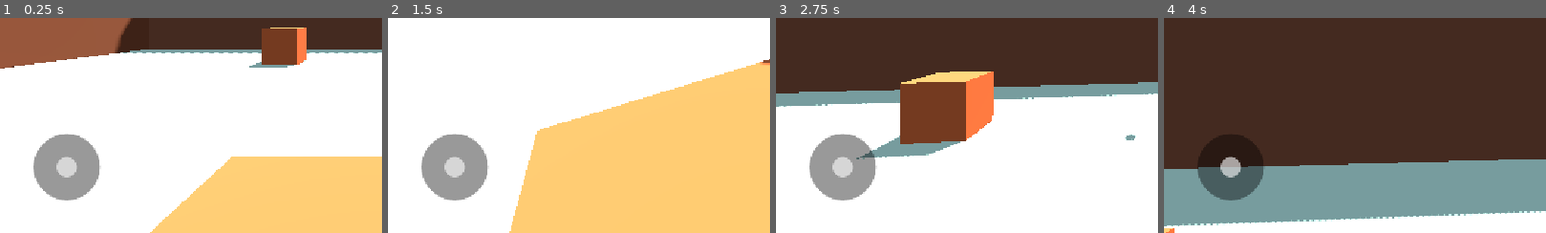
Above: before the commit, frames 1-4 (left to right).
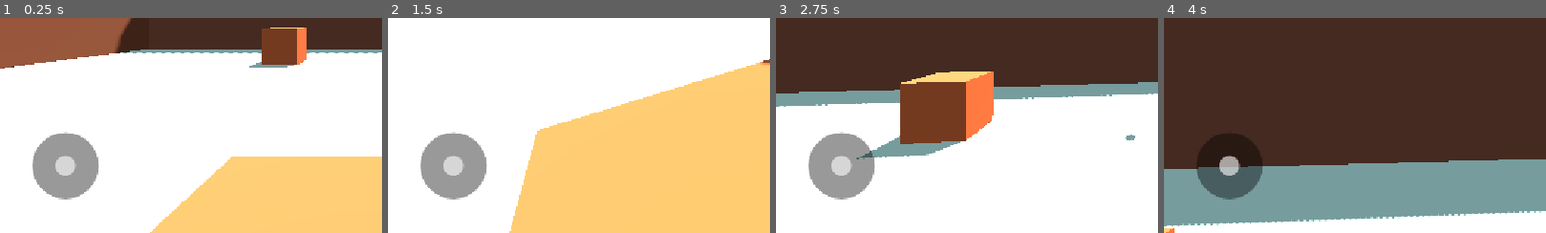
Above: after the commit, the same moments.

Repository: shikiuku/SimpleFPS
Game: Godot game, scene res://scenes/TestLevel.tscn
The game is run twice, just before and just after one commit, with the same random seed, the same clock (stepped at 60 frames per second) and the same inputs. This scene is started directly instead of the project's main scene.
Inputs (mouse positions are % of the whole screen's width and height, from its top left):
- Up to frame 1 (0.25 s): no input
- Up to frame 2 (1.5 s): click "SHOOT" at 0.5 s; click "JUMP" at 1.25 s
- Up to frame 3 (2.75 s): move the mouse to (55, 50) at 2.02 s; hold W (move_forward) from 2.03 s (still down); hold Shift (run) from 2.03 s (still down); click (55, 50) at 2.17 s; tap Space (jump) at 2.27 s
- Up to frame 4 (4 s): keep holding W (move_forward); move the mouse to (45, 50) at 2.77 s; release Shift (run) at 2.78 s; tap Shift (run) at 2.85 s; tap Space (jump) at 3.02 s; move the mouse to (52, 48) at 3.52 s; hold Shift (run) from 3.53 s (still down)
The pictures show only the part of the screen within x 0-50%, y 50-100%; the shares and areas given below are measured in that part.

The runs differ from the first frame. In frame 1, 0.5% of the frame differs, in the area x 8-27%, y 52-85%; in frame 2, 0.5%; in frame 3, 0.5%; in frame 4, 0.4%.

Commit message:
シーンファイルの更新とWeb版エクスポートファイルを同期
🤖 Generated with [Claude Code](https://claude.ai/code)

Co-Authored-By: Claude <noreply@anthropic.com>

Diff:
--- a/scenes/MobileUI.tscn
+++ b/scenes/MobileUI.tscn
@@ -23,6 +23,10 @@
 layout_mode = 3
 anchor_right = 0.4
 anchor_bottom = 1.0
+offset_left = -2.0
+offset_top = -2.0
+offset_right = -2.0
+offset_bottom = -2.0
 
 [node name="JoystickBase" type="Panel" parent="JoystickVisual"]
 layout_mode = 1
@@ -88,5 +92,7 @@
 anchor_left = 0.4
 anchor_right = 1.0
 anchor_bottom = 1.0
-offset_left = 0.199982
-offset_bottom = -119.0
+offset_left = 804.2
+offset_top = 13.0
+offset_right = 804.0
+offset_bottom = 16.0
Not shown, changed: web-build/index.html
Not shown, changed: web-build/index.pck
